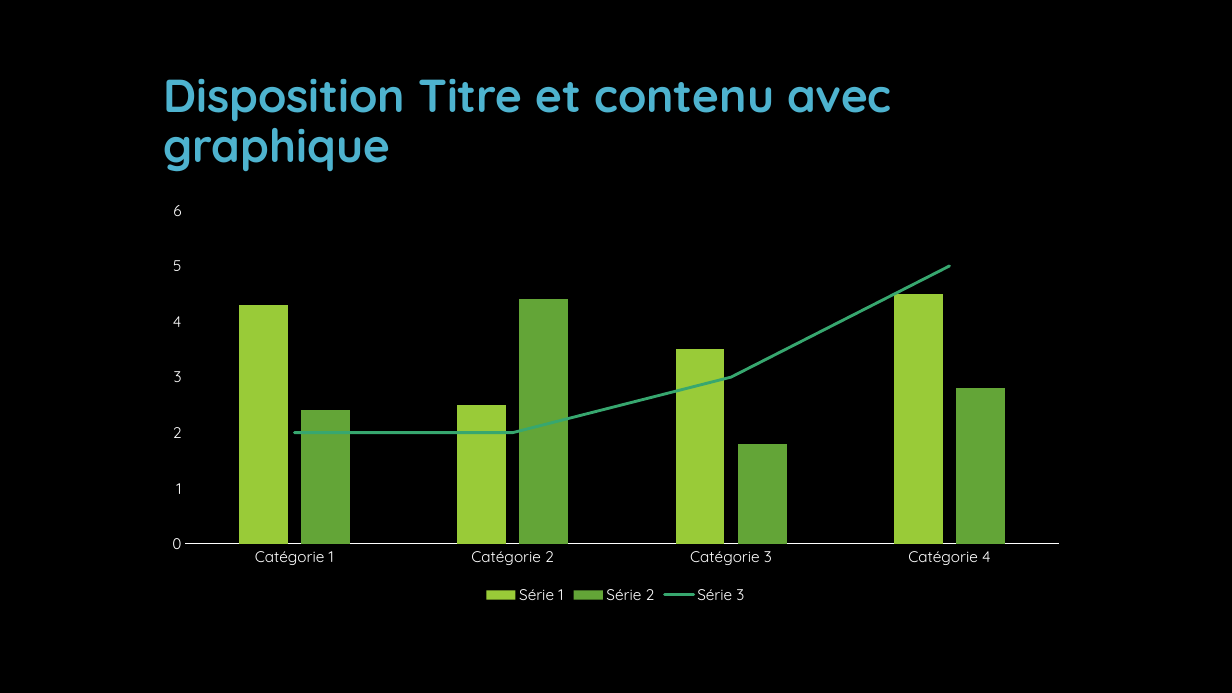
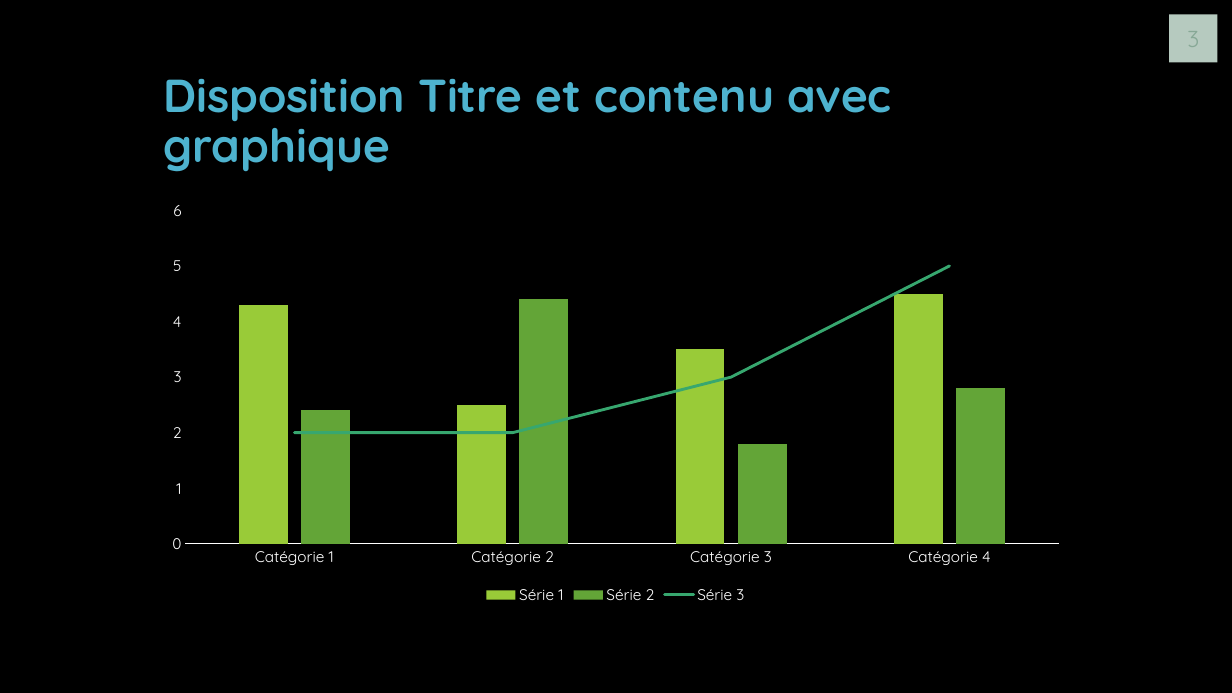
Before and after one commit to J0rg321/Serveur_Fichiers_ICT-123, a slide deck: slide 3 of SERVEUR ET FICHIERS D’IMPRESSION.pptx. Drawn at 1232x693 pixels with LibreOffice and Linux fonts; fonts in the diff are those of the drawing; background and template pictures are left out. Boxes give left, top, right and bottom in pixels: in the first picture for what was removed or moved away, otherwise in the second. Text is boxed around its words. In the diff, an @@ line names an element or a change of style, - is before the commit and + after.

```diff
--- a/SERVEUR ET FICHIERS D’IMPRESSION.pptx
+++ b/SERVEUR ET FICHIERS D’IMPRESSION.pptx
@@ page number added at [1169, 15, 1217, 63], fill #B6CABF, 18 pt, text #87A896 @@
+3
```
Also in this commit, not shown: 4 other slides changed.
